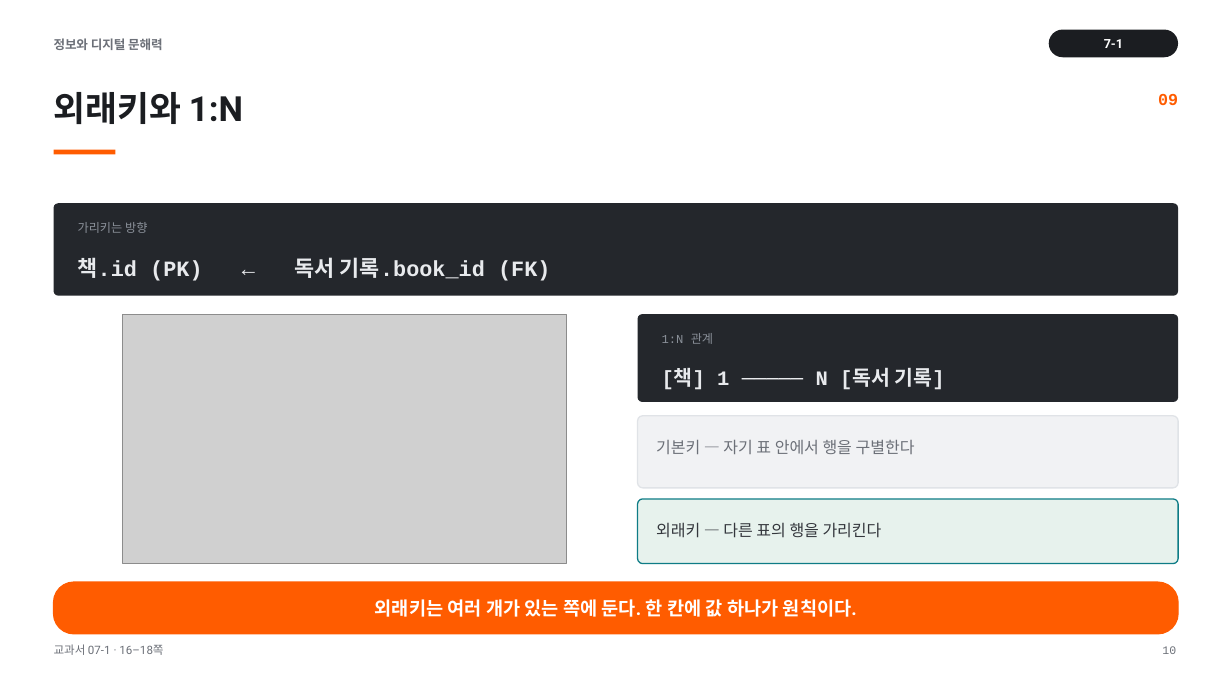
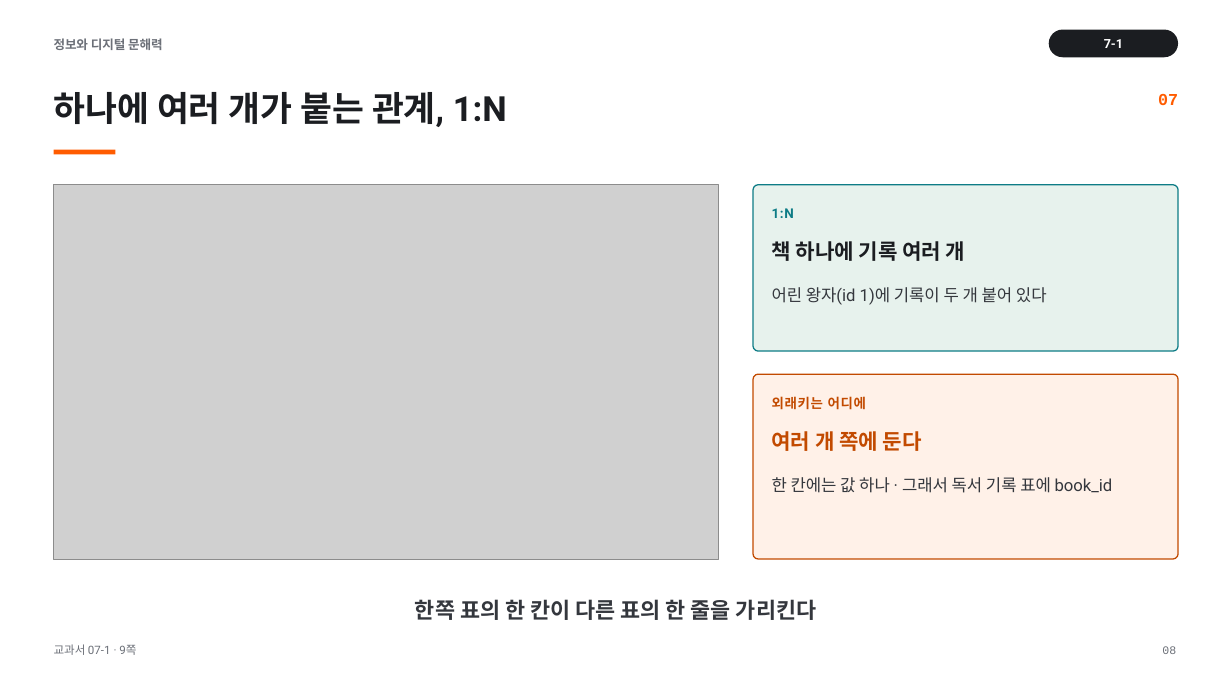
Before and after one commit to cozy819/2026-02__jdh, a slide deck: slide 8 of 07/ppt/07-1_관계형_데이터베이스의_기초_v1.pptx (slide 10 before the commit). Drawn at 1232x693 pixels with LibreOffice and Linux fonts; fonts in the diff are those of the drawing; grey boxes stand for pictures. Boxes give left, top, right and bottom in pixels: in the first picture for what was removed or moved away, otherwise in the second. Text is boxed around its words. In the diff, an @@ line names an element or a change of style, - is before the commit and + after.

```diff
--- a/07/ppt/07-1_관계형_데이터베이스의_기초_v1.pptx
+++ b/07/ppt/07-1_관계형_데이터베이스의_기초_v1.pptx
@@ text at bbox=[54, 92, 507, 127]: text changed @@
-외래키와 1:N
+하나에 여러 개가 붙는 관계, 1:N
@@ text at bbox=[1158, 94, 1178, 105]: text changed @@
-09
+07
@@ picture: place and size @@
-picture at bbox=[123, 314, 567, 564]
+picture at bbox=[54, 185, 719, 559]
@@ rounded rectangle removed at bbox=[54, 203, 1178, 296] @@
@@ rounded rectangle added at bbox=[753, 185, 1178, 351], fill #E7F2ED, outline #0E7C86 1 pt @@
@@ text at bbox=[772, 208, 794, 218]: text changed; size 9.5 to 10.5 pt; font Courier New to Roboto; text colour #8A9099 to #0E7C86; bold on @@
-1:N 관계
+1:N
@@ text removed at bbox=[78, 222, 147, 233] @@
-가리키는 방향
@@ text removed at bbox=[78, 257, 550, 281] @@
-책.id (PK) ← 독서 기록.book_id (FK)
@@ text added at bbox=[772, 241, 965, 261], 16.5 pt, text #1B1D21, bold @@
+책 하나에 기록 여러 개
@@ text added at bbox=[772, 287, 1047, 305], 13 pt, text #34373D @@
+어린 왕자(id 1)에 기록이 두 개 붙어 있다
@@ rounded rectangle removed at bbox=[638, 314, 1178, 402] @@
@@ rounded rectangle: place and size @@
-rounded rectangle at bbox=[638, 416, 1178, 488]
+rounded rectangle at bbox=[753, 374, 1178, 559]
@@ rounded rectangle at bbox=[753, 374, 1178, 559]: fill #F1F2F4 to #FFF1E8; outline #E0E3E7 1 pt to #C24A00 1 pt; proportions changed @@
@@ text at bbox=[772, 396, 867, 410]: text changed; size 16 to 10.5 pt; font Courier New to Roboto; text colour #E8EAED to #C24A00 @@
-[책] 1 ───── N [독서 기록]
+외래키는 어디에
@@ text "외래키는 어디에" at bbox=[772, 396, 867, 410]: vertical alignment top to middle @@
@@ text added at bbox=[772, 431, 922, 451], 16.5 pt, text #C24A00, bold @@
+여러 개 쪽에 둔다
@@ text at bbox=[772, 477, 1113, 493]: text changed; size 12.5 to 13 pt; text colour #6C7078 to #34373D @@
-기본키 — 자기 표 안에서 행을 구별한다
+한 칸에는 값 하나 · 그래서 독서 기록 표에 book_id
@@ rounded rectangle removed at bbox=[638, 499, 1178, 564] @@
@@ text removed at bbox=[656, 522, 882, 538] @@
-외래키 — 다른 표의 행을 가리킨다
@@ rounded rectangle removed at bbox=[54, 582, 1178, 634] @@
@@ text at bbox=[415, 599, 816, 620]: text changed; size 14.5 to 17 pt; text colour #FFFFFF to #34373D @@
-외래키는 여러 개가 있는 쪽에 둔다. 한 칸에 값 하나가 원칙이다.
+한쪽 표의 한 칸이 다른 표의 한 줄을 가리킨다
@@ text at bbox=[54, 644, 136, 655]: text changed @@
-교과서 07-1 · 16–18쪽
+교과서 07-1 · 9쪽
@@ text at bbox=[1162, 646, 1176, 654]: text changed @@
-10
+08
```
Also in this commit, not shown: 3 other slides changed, 10 slides added, 10 slides removed, 9 other files.
